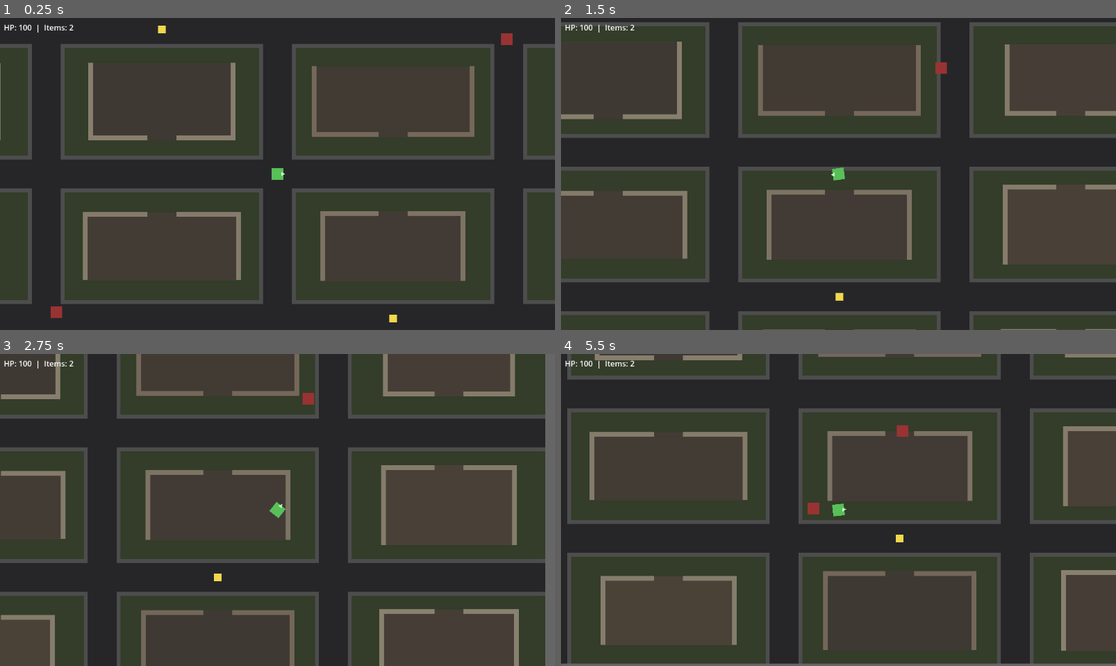
Above: before the commit, frames 1-4 (two rows, left to right).
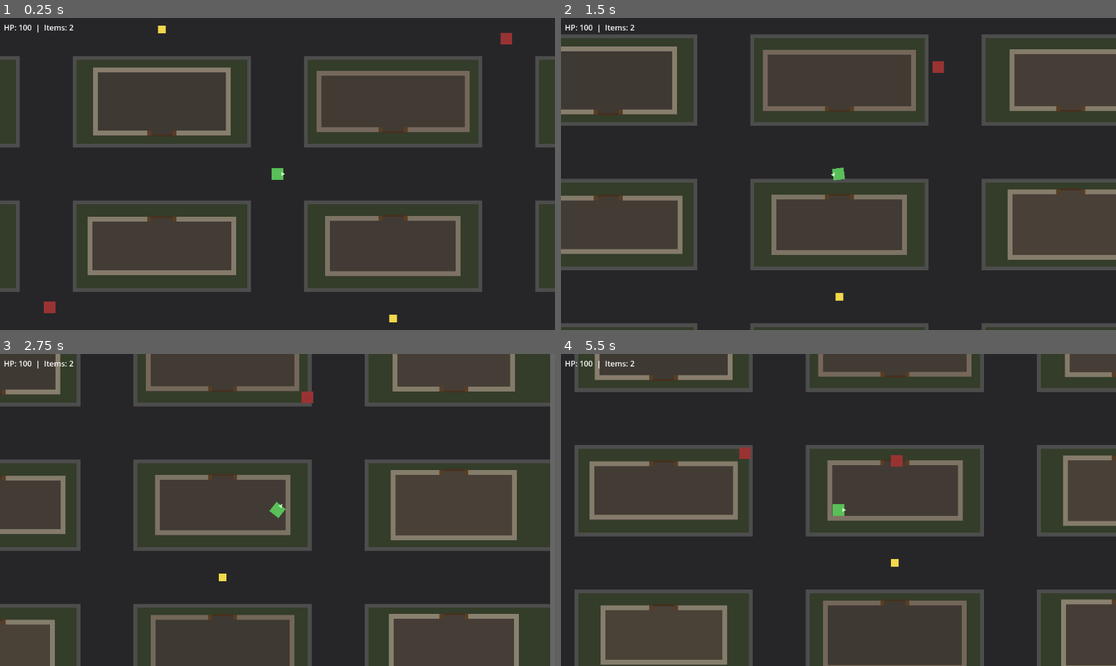
Above: after the commit, the same moments.

Repository: undertal401-hue/zombie-survival-3d
Game: Godot game, scene res://07_house/Main.tscn
Two runs of this game, one before a commit and one after it. Both use one fixed random seed, a clock stepped at 60 frames per second and the inputs below.
Inputs (mouse positions are in pixels of both pictures, inside the frame that each line leads up to):
- Up to frame 1 (0.25 s): no input
- Up to frame 2 (1.5 s): move the mouse to (960, 158) at 0.52 s; hold D (move_right) 0.53-1.28 s; hold Shift (sprint) 0.53-1.28 s; move the mouse to (727, 189) at 1.27 s; hold S (move_back) from 1.28 s (still down); tap Shift (sprint) at 1.35 s
- Up to frame 3 (2.75 s): move the mouse to (333, 441) at 2.02 s; release S (move_back) at 2.03 s; hold D (move_right) from 2.03 s (still down); hold Shift (sprint) from 2.03 s (still down)
- Up to frame 4 (5.5 s): tap Enter at 2.75 s; move the mouse to (810, 572) at 2.77 s; release D (move_right) at 2.78 s; release Shift (sprint) at 2.78 s; hold W (move_forward) 2.78-3.53 s; tap Shift (sprint) at 2.85, 4.35 s; move the mouse to (1005, 556) at 3.52 s; hold Shift (sprint) 3.53-4.28 s; hold A (move_left) 3.53-5.03 s; move the mouse to (672, 463) at 4.27 s; move the mouse to (866, 510) at 5.02 s; hold S (move_back) from 5.03 s (still down); hold Shift (sprint) from 5.03 s (still down)

The runs differ from the first frame. In frame 1, 20% of the frame differs, in the area x 0-100%, y 4-97%; in frame 2, 22%; in frame 3, 20%; in frame 4, 25%, in the area x 0-100%, y 0-100%.

Commit message:
feat: widen streets and close houses with one framed door
- Fix House.build(): the old branches added only 4 walls, so every
  house was completely open on the side opposite its door. Each house
  now builds 5 wall bodies: 3 full walls + 2 segments around a single
  door gap.
- Add a visible door frame (posts + threshold) at that only entrance;
  it is visual only and does not block movement.
- Neighborhood: road_width 60 -> 110 (sidewalk 126); houses resized to
  240-320 x 120-150 so the wider streets keep proper yards.
- Validated headless: 20/20 houses with exactly one gap (5 walls),
  171 navmesh polygons, W moves 193 px, 5 items / 3 keys, all 3
  zombies reach and damage, 0 script errors.

Diff:
--- a/game/05_house/House.gd
+++ b/game/05_house/House.gd
@@ -1,14 +1,14 @@
 class_name House
 extends Node2D
 
-## Una casa del barrio: suelo + 4 muros con un hueco de puerta.
-## Todo es configurable por export para poder modificarla/mejorarla
-## sin tocar el resto del juego. Llama a build() si cambias props
-## en runtime.
+## Una casa del barrio: suelo + 4 muros con un unico hueco de puerta
+## (con marco y umbral). Todo es configurable por export para poder
+## modificarla/mejorarla sin tocar el resto del juego. Llama a build()
+## si cambias props en runtime.
 
 enum DoorSide { TOP, BOTTOM, LEFT, RIGHT }
 
-@export var size: Vector2 = Vector2(320, 160):
+@export var size: Vector2 = Vector2(300, 150):
 	set(value):
 		size = value
 		if is_inside_tree():
@@ -38,6 +38,11 @@
 		floor_color = value
 		if is_inside_tree():
 			build()
+@export var door_color: Color = Color(0.35, 0.24, 0.14):
+	set(value):
+		door_color = value
+		if is_inside_tree():
+			build()
 
 func _ready() -> void:
 	add_to_group("houses")
@@ -53,25 +58,72 @@
 
 	var half: Vector2 = size * 0.5
 	var t: float = wall_thickness
-	var gap: float = minf(door_width, size.x - t * 2.0)
 
 	if door_side == DoorSide.TOP or door_side == DoorSide.BOTTOM:
+		var gap: float = minf(door_width, size.x - t * 2.0)
 		var segment: float = (size.x - gap) * 0.5
-		var y: float = -half.y if door_side == DoorSide.TOP else half.y - t
-		_add_wall(Rect2(-half.x, y, segment, t))
-		_add_wall(Rect2(half.x - segment, y, segment, t))
+		if door_side == DoorSide.TOP:
+			_add_wall(Rect2(-half.x, -half.y, segment, t))
+			_add_wall(Rect2(half.x - segment, -half.y, segment, t))
+			_add_wall(Rect2(-half.x, half.y - t, size.x, t))
+		else:
+			_add_wall(Rect2(-half.x, -half.y, size.x, t))
+			_add_wall(Rect2(-half.x, half.y - t, segment, t))
+			_add_wall(Rect2(half.x - segment, half.y - t, segment, t))
+		_add_wall(Rect2(-half.x, -half.y, t, size.y))
+		_add_wall(Rect2(half.x - t, -half.y, t, size.y))
+		_add_door_frame(gap)
 	else:
+		var gap: float = minf(door_width, size.y - t * 2.0)
+		var segment: float = (size.y - gap) * 0.5
+		if door_side == DoorSide.LEFT:
+			_add_wall(Rect2(-half.x, -half.y, t, segment))
+			_add_wall(Rect2(-half.x, half.y - segment, t, segment))
+			_add_wall(Rect2(half.x - t, -half.y, t, size.y))
+		else:
+			_add_wall(Rect2(-half.x, -half.y, t, size.y))
+			_add_wall(Rect2(half.x - t, -half.y, t, segment))
+			_add_wall(Rect2(half.x - t, half.y - segment, t, segment))
 		_add_wall(Rect2(-half.x, -half.y, size.x, t))
 		_add_wall(Rect2(-half.x, half.y - t, size.x, t))
+		_add_door_frame(gap)
 
-	if door_side == DoorSide.LEFT or door_side == DoorSide.RIGHT:
-		var segment: float = (size.y - gap) * 0.5
+## Marco y umbral de la unica puerta (solo visual, no bloquea el paso).
+func _add_door_frame(gap: float) -> void:
+	var half: Vector2 = size * 0.5
+	var t: float = wall_thickness
+	var post: float = 8.0
+	var trim: Color = door_color.darkened(0.2)
+
+	if door_side == DoorSide.TOP or door_side == DoorSide.BOTTOM:
+		var y: float = -half.y if door_side == DoorSide.TOP else half.y - t
+		var edge_y: float = y - 2.0 if door_side == DoorSide.TOP else y + t - 2.0
+		_add_visual_rect(Rect2(-gap * 0.5, y, post, t), door_color)
+		_add_visual_rect(Rect2(gap * 0.5 - post, y, post, t), door_color)
+		_add_visual_rect(Rect2(-gap * 0.5 + post, edge_y, gap - post * 2.0, 4.0), trim)
+	else:
 		var x: float = -half.x if door_side == DoorSide.LEFT else half.x - t
-		_add_wall(Rect2(x, -half.y, t, segment))
-		_add_wall(Rect2(x, half.y - segment, t, segment))
-	else:
-		_add_wall(Rect2(-half.x, -half.y, t, size.y))
-		_add_wall(Rect2(half.x - t, -half.y, t, size.y))
+		var edge_x: float = x - 2.0 if door_side == DoorSide.LEFT else x + t - 2.0
+		_add_visual_rect(Rect2(x, -gap * 0.5, t, post), door_color)
+		_add_visual_rect(Rect2(x, gap * 0.5 - post, t, post), door_color)
+		_add_visual_rect(Rect2(edge_x, -gap * 0.5 + post, 4.0, gap - post * 2.0), trim)
+
+func _add_visual_rect(rect: Rect2, color: Color, z: int = 0) -> void:
+	if rect.size.x <= 0.0 or rect.size.y <= 0.0:
+		return
+
+	var visual := Polygon2D.new()
+	visual.color = color
+	visual.position = rect.position + rect.size * 0.5
+	visual.z_index = z
+
+	var hx: float = rect.size.x * 0.5
+	var hy: float = rect.size.y * 0.5
+	visual.polygon = PackedVector2Array([
+		Vector2(-hx, -hy), Vector2(hx, -hy),
+		Vector2(hx, hy), Vector2(-hx, hy),
+	])
+	add_child(visual)
 
 func _add_floor() -> void:
 	var floor_rect := ColorRect.new()
--- a/game/05_house/Neighborhood.gd
+++ b/game/05_house/Neighborhood.gd
@@ -11,10 +11,10 @@
 @export var columns: int = 5
 @export var rows: int = 4
 @export var cell_size: Vector2 = Vector2(480, 300)
-@export var road_width: float = 60.0
+@export var road_width: float = 110.0
 @export var layout_seed: int = 1337
-@export var house_min_size: Vector2 = Vector2(260, 140)
-@export var house_max_size: Vector2 = Vector2(340, 170)
+@export var house_min_size: Vector2 = Vector2(240, 120)
+@export var house_max_size: Vector2 = Vector2(320, 150)
 @export var road_color: Color = Color(0.15, 0.15, 0.16)
 @export var sidewalk_color: Color = Color(0.3, 0.3, 0.3)
 
